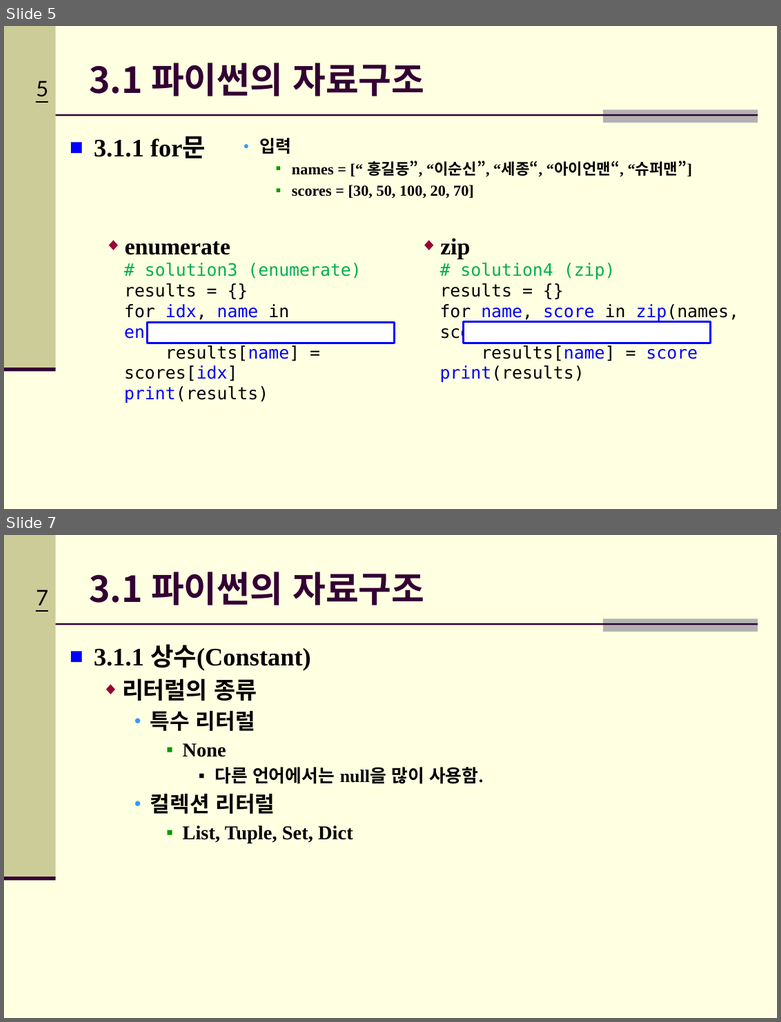
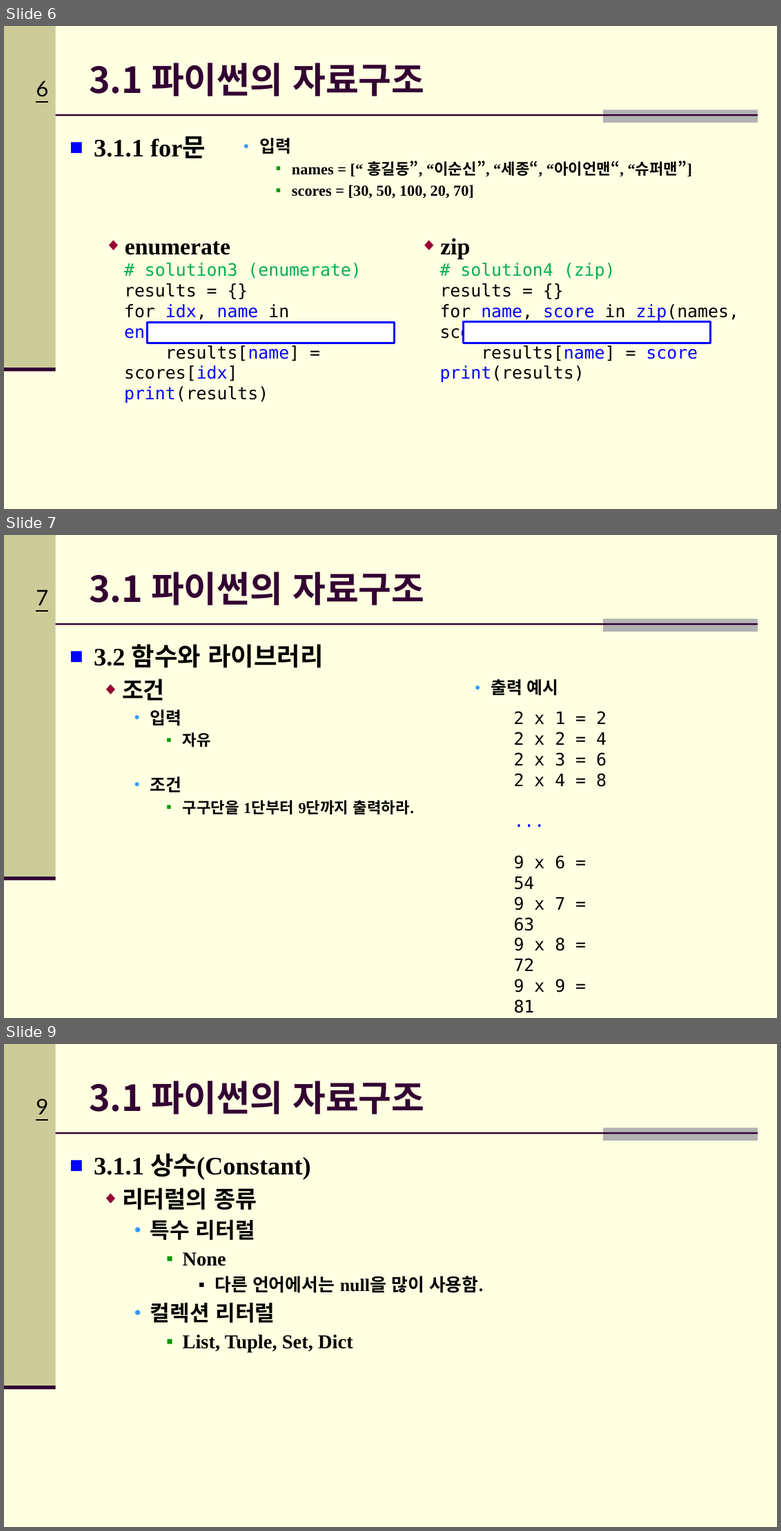
Before and after one commit to Hitbee-dev/OpenCV-Python, a slide deck: 2022-09-20/documents/CH_03_파이썬 기초_실습2.pptx. Shown one above the other, each under a label of ours: slides 5 and 7 before the commit, slides 6, 7 and 9 after it; the slides between them are not shown. The pictures are 781x1022 and 781x1531 pixels, drawn with LibreOffice and Linux fonts; fonts in the diff are those of the drawing; background and template pictures are left out. Boxes give left, top, right and bottom in pixels: in the first picture for what was removed or moved away, otherwise in the second. Text is boxed around its words. In the diff, an @@ line names an element or a change of style, - is before the commit and + after.

```diff
--- a/2022-09-20/documents/CH_03_파이썬 기초_실습2.pptx
+++ b/2022-09-20/documents/CH_03_파이썬 기초_실습2.pptx
@@ slide 7 added at box(4, 535, 777, 1018), background #FFFFE1; not listed: 5 template elements that a slide beside it also shows @@
@@ title added at box(89, 572, 424, 605), 33.3 pt, text #330033, bold @@
+3.1 파이썬의 자료구조
@@ text added at box(94, 644, 414, 814), 14.3 pt, text #000000, bold @@
+■ 3.2 함수와 라이브러리
+  ◆ 조건
+    ● 입력
+      ▪ 자유
+    ● 조건
+      ▪ 구구단을 1단부터 9단까지 출력하라.
@@ text added at box(490, 679, 559, 696), 16 pt, text #000000, bold @@
+    ● 출력 예시
@@ text added at box(514, 711, 606, 1013), 16 pt, text #000000 @@
+2 x 1 = 2
+2 x 2 = 4
+2 x 3 = 6
+2 x 4 = 8
+...
+9 x 6 = 54
+9 x 7 = 63
+9 x 8 = 72
+9 x 9 = 81
@@ what was slide 5 is now slide 6 @@
@@ page number at box(36, 81, 48, 97): text changed @@
-5
+6
@@ what was slide 7 is now slide 9 @@
@@ page number at box(36, 1099, 48, 1114): text changed @@
-7
+9
```
Also in this commit, not shown: 1 slide changed, 2 other slides added, 1 slide removed, 1 other file.
